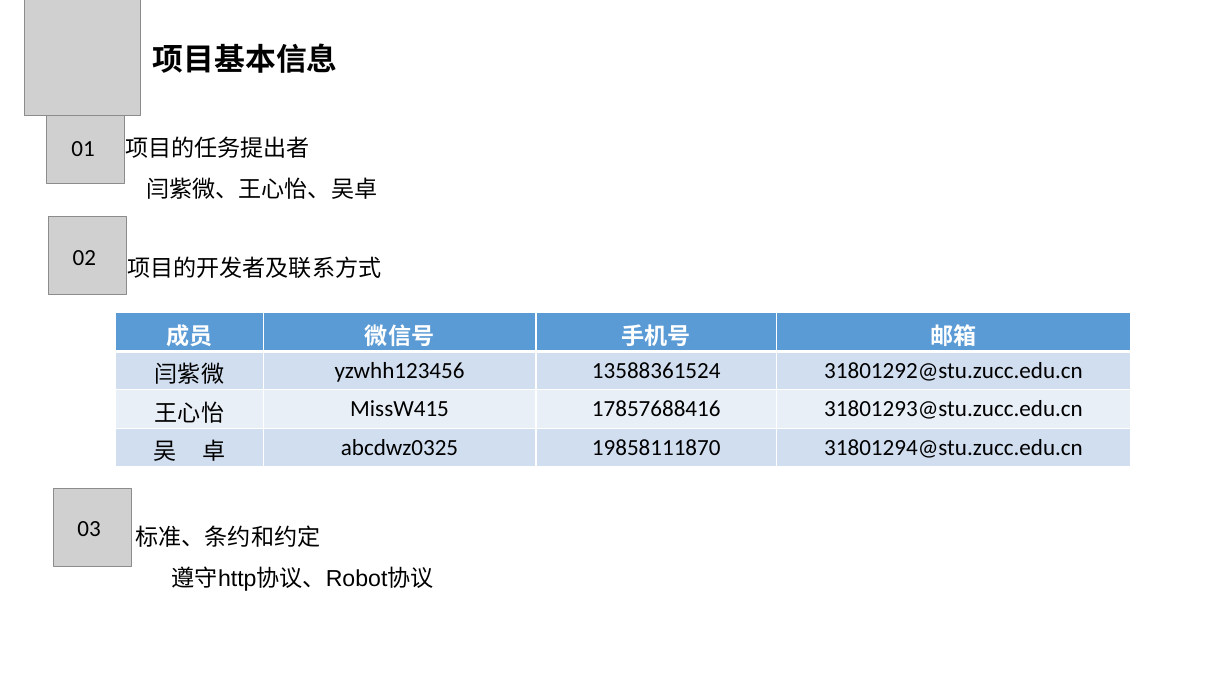
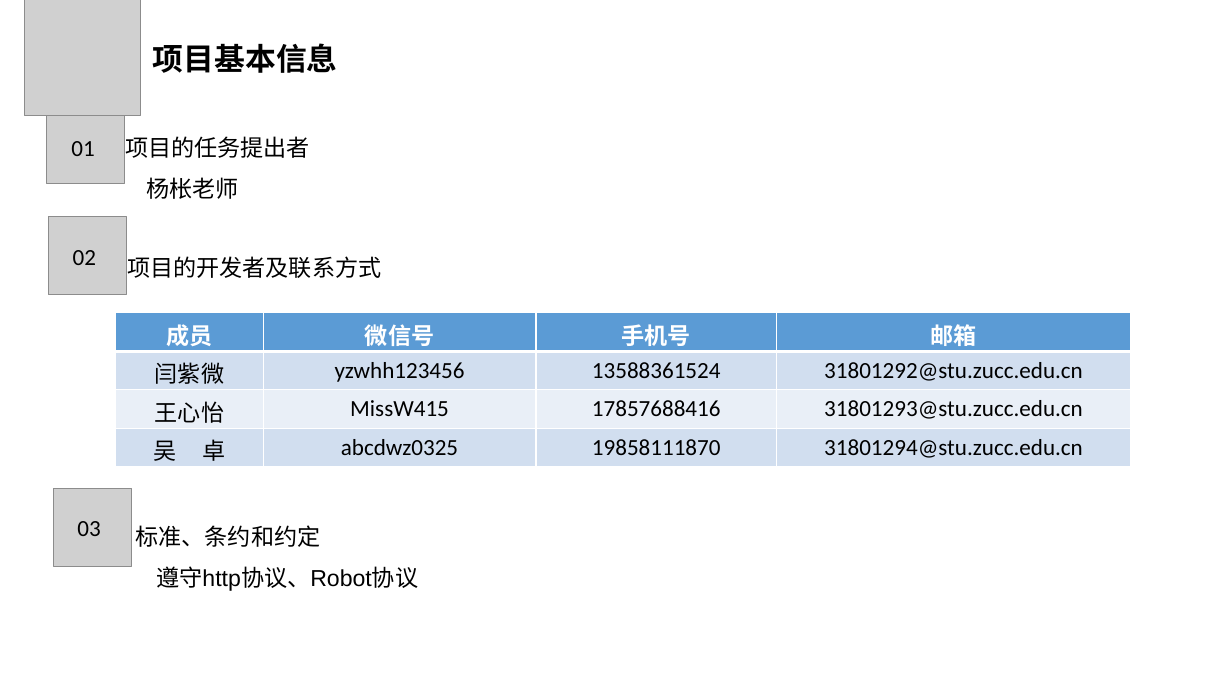
Before and after one commit to SE2020-G7/footprint, a slide deck: slide 4 of 评审PPT/项目计划/项目开发计划-G07-0.2.pptx. Drawn at 1232x693 pixels with LibreOffice and Linux fonts; fonts in the diff are those of the drawing; grey boxes stand for pictures. Boxes give left, top, right and bottom in pixels: in the first picture for what was removed or moved away, otherwise in the second. Text is boxed around its words. In the diff, an @@ line names an element or a change of style, - is before the commit and + after.

```diff
--- a/评审PPT/项目计划/项目开发计划-G07-0.2.pptx
+++ b/评审PPT/项目计划/项目开发计划-G07-0.2.pptx
@@ text at (146,177,238,199): text changed @@
-闫紫微、王心怡、吴卓
+杨枨老师
@@ text "标准、条约和约定" rewrapped from (136,525,434,591) to (136,525,418,591) @@
```
Also in this commit, not shown: 14 other slides changed, 7 slides added.
